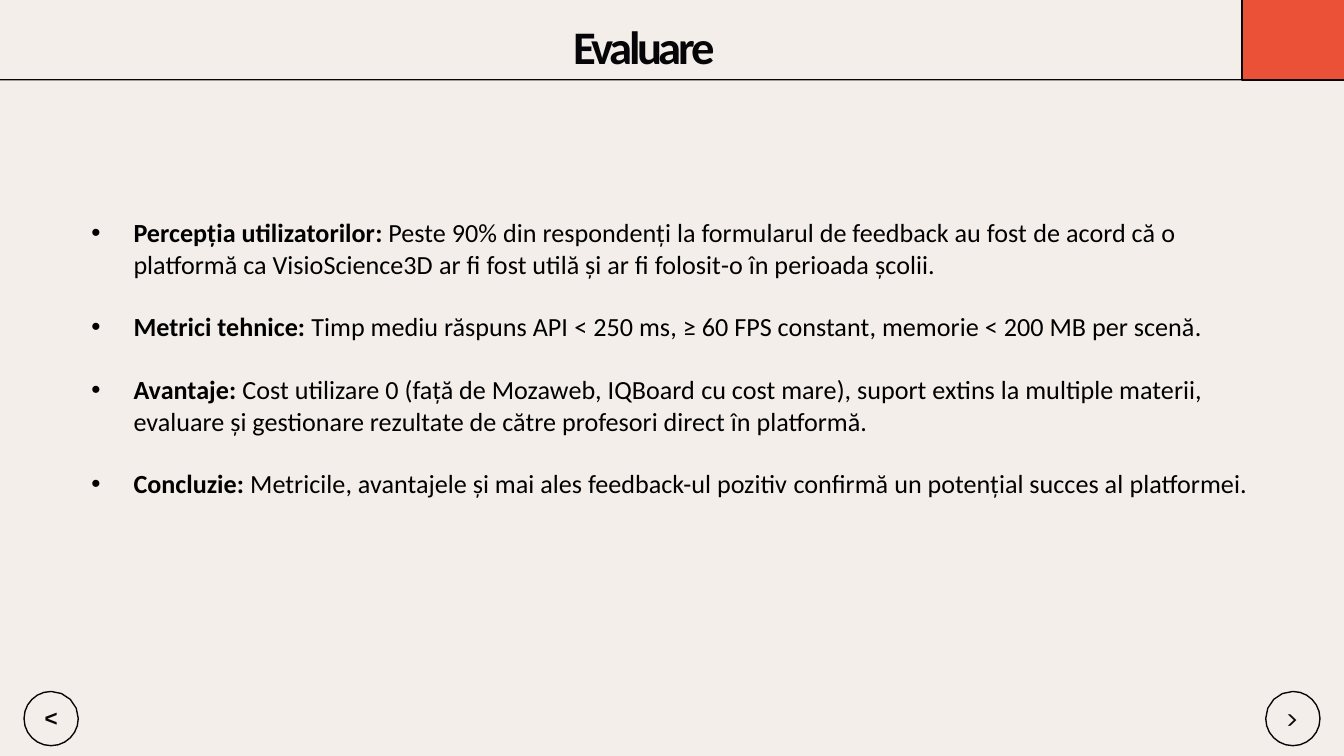
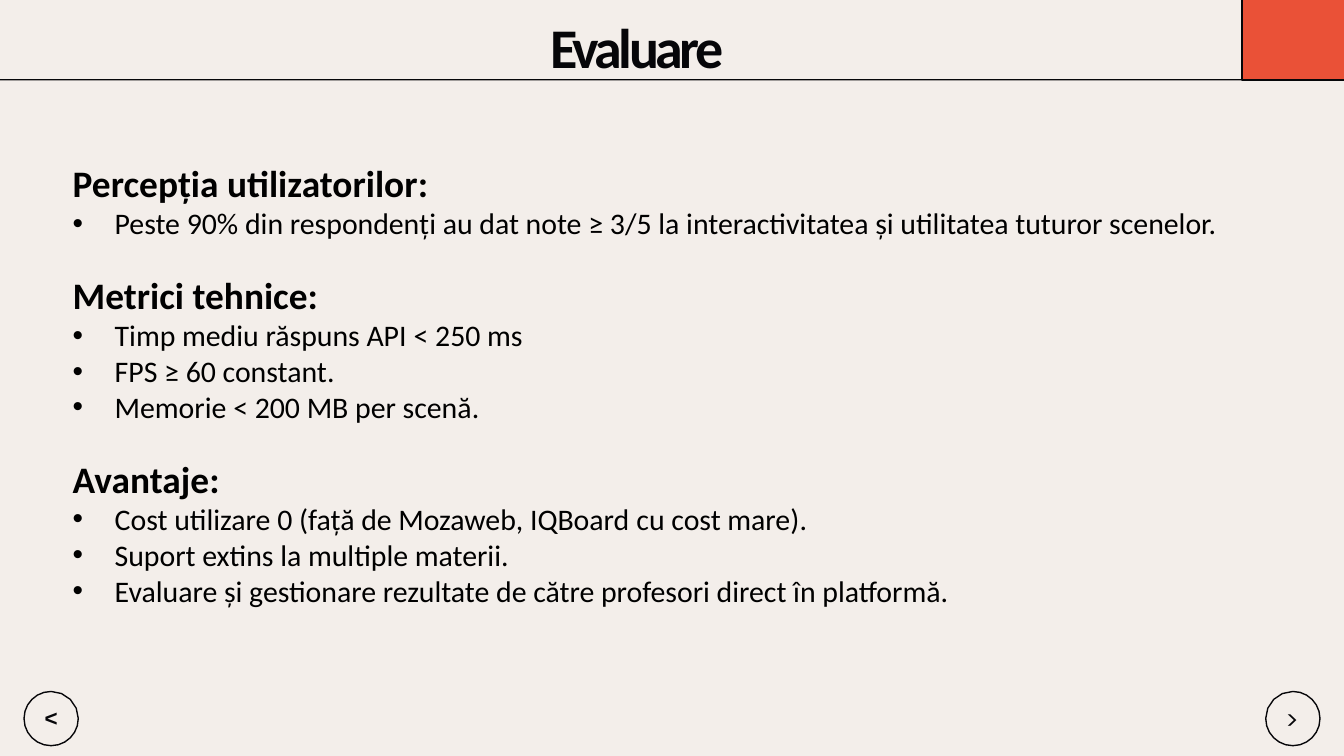
Before and after one commit to Dragomir1401/VisioScience-3D, a slide deck: slide 14 of Roadmap/scss/Prezentare_Final_Dragomir_Andrei.pptx. Drawn at 1344x756 pixels with LibreOffice and Linux fonts; fonts in the diff are those of the drawing. Boxes give left, top, right and bottom in pixels: in the first picture for what was removed or moved away, otherwise in the second. Text is boxed around its words. In the diff, an @@ line names an element or a change of style, - is before the commit and + after.

Commit message:
ppt v2

```diff
--- a/Roadmap/scss/Prezentare_Final_Dragomir_Andrei.pptx
+++ b/Roadmap/scss/Prezentare_Final_Dragomir_Andrei.pptx
@@ text "Evaluare": place and size @@
-text "Evaluare" at [574,31,715,65]
+text "Evaluare" at [550,28,724,81]
@@ text "Evaluare" at [550,28,724,81]: size 25 to 30 pt @@
@@ text at [73,170,1216,608]: text changed; size 14 to 16 pt @@
-• Percepția utilizatorilor: Peste 90% din respondenți la formularul de feedback au fost de acord că o platformă ca VisioScience3D ar fi fost utilă și ar fi folosit-o în perioada școlii.
-• Metrici tehnice: Timp mediu răspuns API < 250 ms, ≥ 60 FPS constant, memorie < 200 MB per scenă.
-• Avantaje: Cost utilizare 0 (față de Mozaweb, IQBoard cu cost mare), suport extins la multiple materii, evaluare și gestionare rezultate de către profesori direct în platformă.
-• Concluzie: Metricile, avantajele și mai ales feedback-ul pozitiv confirmă un potențial succes al platformei.
+Percepția utilizatorilor:
+• Peste 90% din respondenți au dat note ≥ 3/5 la interactivitatea și utilitatea tuturor scenelor.
+Metrici tehnice:
+• Timp mediu răspuns API < 250 ms
+• FPS ≥ 60 constant.
+• Memorie < 200 MB per scenă.
+Avantaje:
+• Cost utilizare 0 (față de Mozaweb, IQBoard cu cost mare).
+• Suport extins la multiple materii.
+• Evaluare și gestionare rezultate de către profesori direct în platformă.
```
Also in this commit, not shown: 15 other slides changed.
